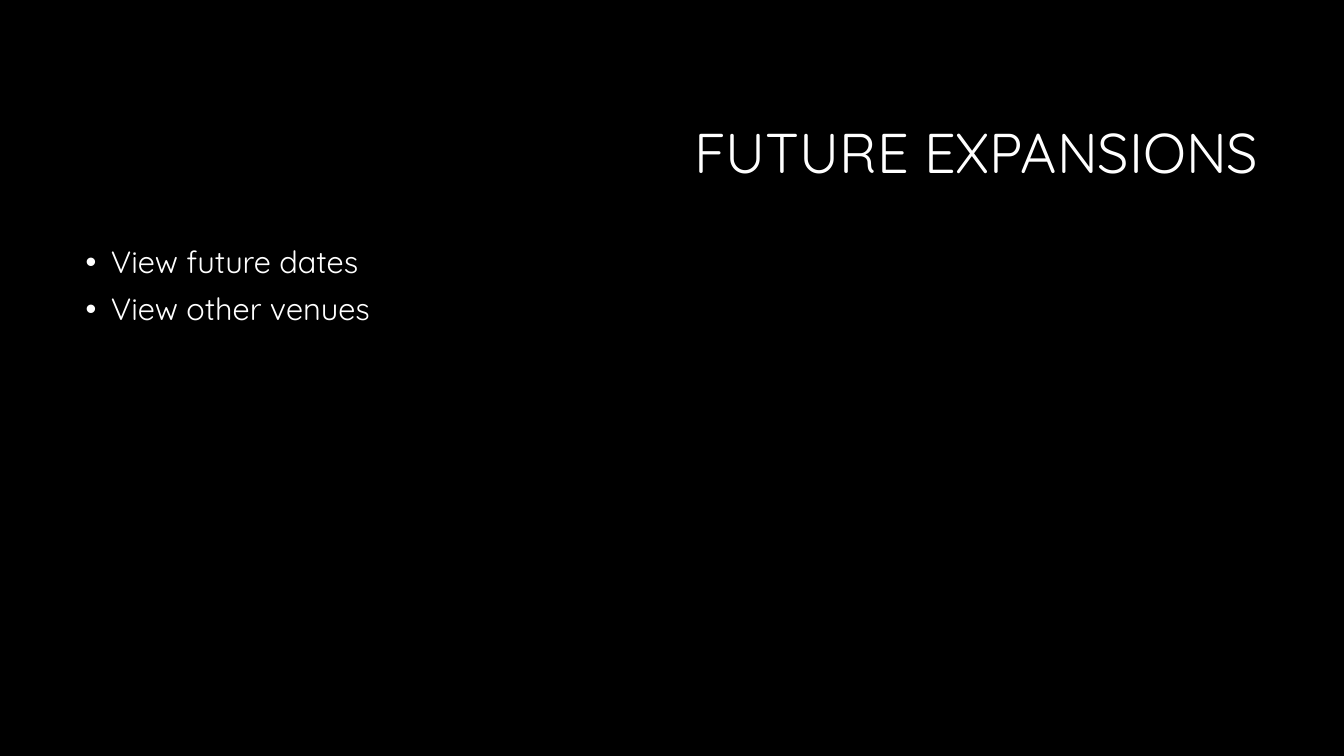
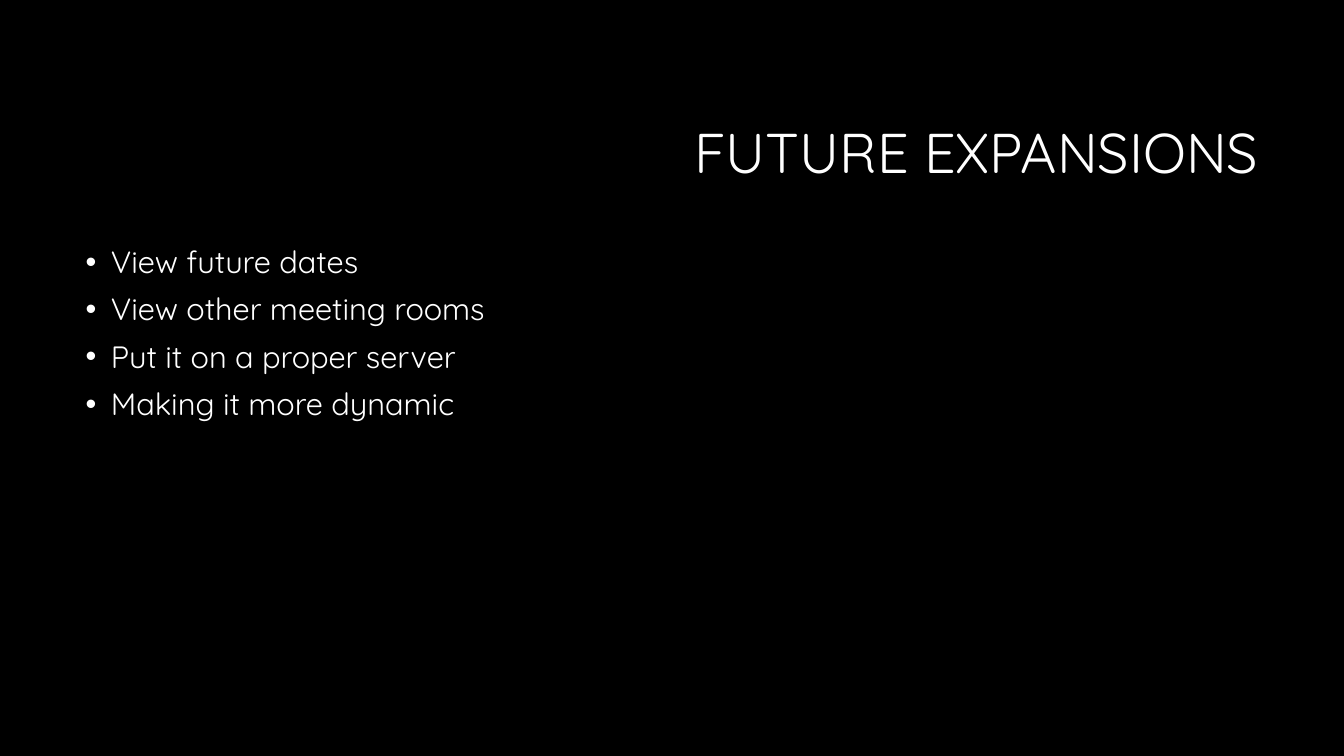
Before and after one commit to RobBas666/SlotMachineF, a slide deck: slide 9 of Presentation.pptx. Drawn at 1344x756 pixels with LibreOffice and Linux fonts; fonts in the diff are those of the drawing; background and template pictures are left out. Boxes give left, top, right and bottom in pixels: in the first picture for what was removed or moved away, otherwise in the second. Text is boxed around its words. In the diff, an @@ line names an element or a change of style, - is before the commit and + after.

Commit message:
updated presentation

```diff
--- a/Presentation.pptx
+++ b/Presentation.pptx
@@ text at bbox=[111, 297, 484, 421]: text changed @@
-• View other venues
+• View other meeting rooms
+• Put it on a proper server
+• Making it more dynamic
```
Also in this commit, not shown: 1 other file.
